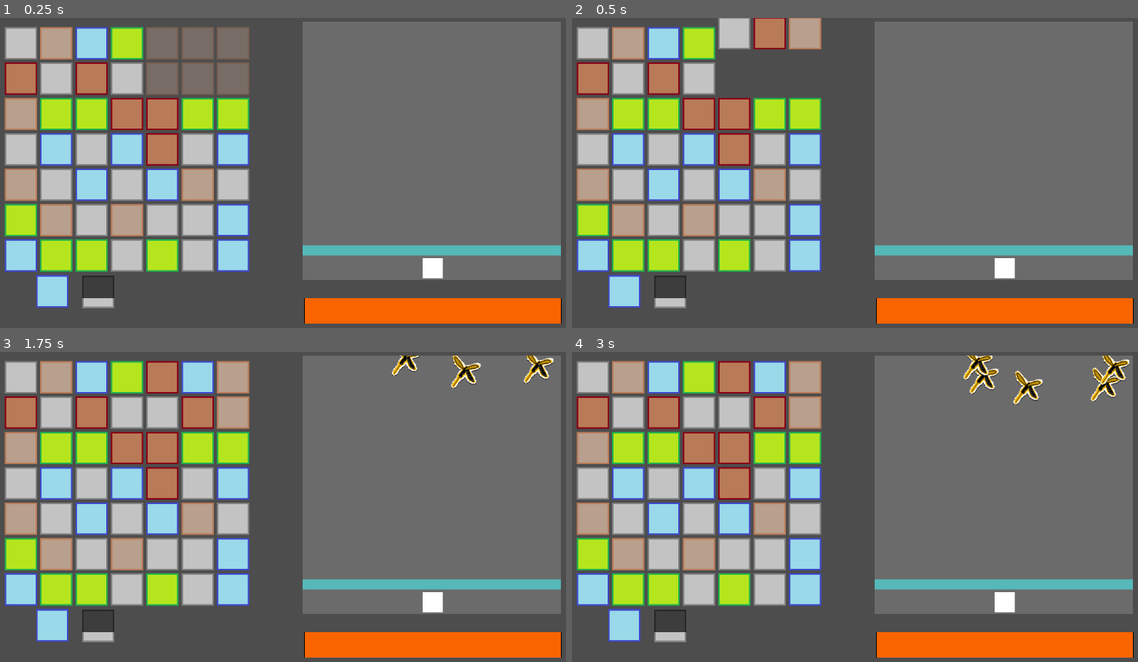
Above: before the commit, frames 1-4 (two rows, left to right).
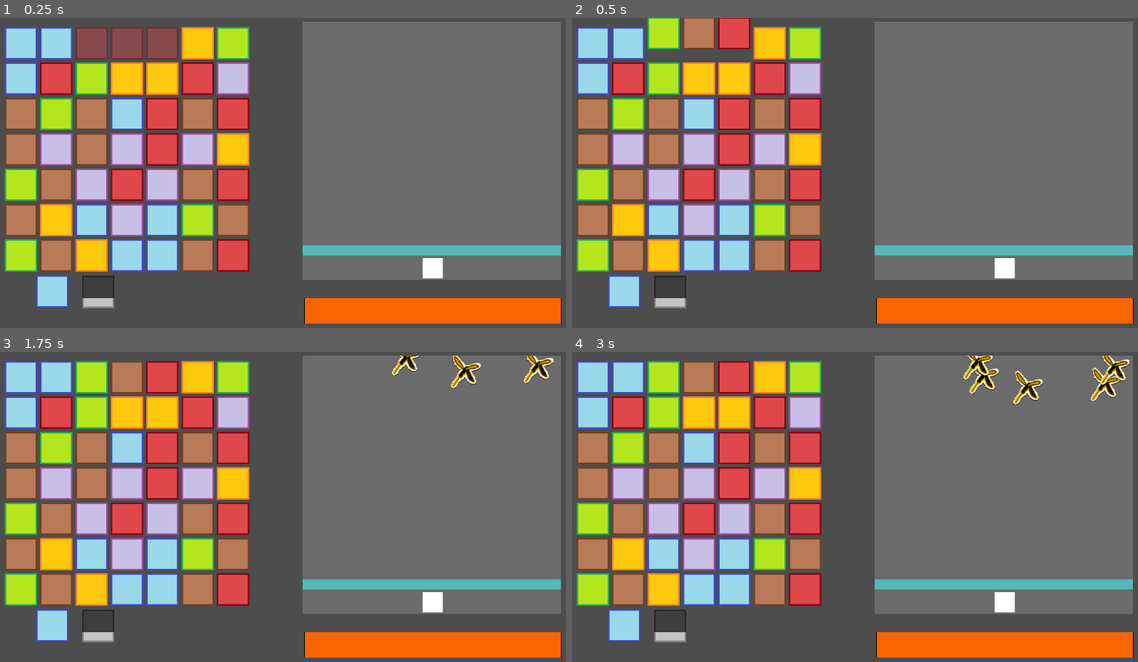
Above: after the commit, the same moments.

Repository: ivo4/hkpn
Game: Godot game, scene res://scenes/main_game/main_game.tscn
Two runs of this game, one before a commit and one after it. Both use one fixed random seed, a clock stepped at 60 frames per second and the inputs below.
Inputs (mouse positions are in pixels of both pictures, inside the frame that each line leads up to):
- Up to frame 1 (0.25 s): no input
- Up to frame 2 (0.5 s): no input
- Up to frame 3 (1.75 s): click (50, 624) at 0.5 s; click (50, 624) at 1.25 s
- Up to frame 4 (3 s): click (622, 624) at 2 s; drag from (594, 376) to (594, 482) at 2.77 s

The runs differ from the first frame. In frame 1, 29% of the frame differs, in the area x 0-45%, y 2-82%; in frame 2, 30%, in the area x 0-45%, y 0-82%; in frame 3, 29%; in frame 4, 29%.

Commit message:
Tweaked tile colors

Diff:
--- a/scenes/enums.gd
+++ b/scenes/enums.gd
@@ -4,8 +4,9 @@
 	RED,
 	GREEN,
 	BLUE,
+	YELLOW,
 	BROWN,
-	GRAY,
+	PURPLE,
 }
 
 var rng: RandomNumberGenerator
@@ -27,9 +28,11 @@
 			return "Green"
 		TileColor.BLUE:
 			return "Blue"
+		TileColor.YELLOW:
+			return "Yellow"
 		TileColor.BROWN:
 			return "Brown"
-		TileColor.GRAY:
-			return "Gray"
+		TileColor.PURPLE:
+			return "Purple"
 
 	return "Unknown"
--- a/scenes/match_three/tile.tscn
+++ b/scenes/match_three/tile.tscn
@@ -6,7 +6,8 @@
 [ext_resource type="Texture2D" uid="uid://dwjytrkstyb2u" path="res://assets/sprites/tile-green.png" id="3_oa02i"]
 [ext_resource type="Texture2D" uid="uid://cgknopfvvyv25" path="res://assets/sprites/tile-blue.png" id="4_rngpm"]
 [ext_resource type="Texture2D" uid="uid://b0y44xxeap474" path="res://assets/sprites/tile-brown.png" id="6_2xn2j"]
-[ext_resource type="Texture2D" uid="uid://chw17vilnrwjf" path="res://assets/sprites/tile-gray.png" id="7_d2th4"]
+[ext_resource type="Texture2D" uid="uid://ctmdm2sx5pn6u" path="res://assets/sprites/tile-yellow.png" id="6_gq5mo"]
+[ext_resource type="Texture2D" uid="uid://c6cqsn16espm1" path="res://assets/sprites/tile-purple.png" id="8_85hpf"]
 
 [sub_resource type="RectangleShape2D" id="RectangleShape2D_20akv"]
 size = Vector2(64, 64)
@@ -20,8 +21,9 @@
 texture_red = ExtResource("1_3k22e")
 texture_green = ExtResource("3_oa02i")
 texture_blue = ExtResource("4_rngpm")
+texture_yellow = ExtResource("6_gq5mo")
 texture_brown = ExtResource("6_2xn2j")
-texture_gray = ExtResource("7_d2th4")
+texture_purple = ExtResource("8_85hpf")
 
 [node name="CollisionShape2D" type="CollisionShape2D" parent="."]
 shape = SubResource("RectangleShape2D_20akv")
--- a/scenes/match_three/tile_sprite.gd
+++ b/scenes/match_three/tile_sprite.gd
@@ -3,8 +3,9 @@
 @export var texture_red: Texture
 @export var texture_green: Texture
 @export var texture_blue: Texture
+@export var texture_yellow: Texture
 @export var texture_brown: Texture
-@export var texture_gray: Texture
+@export var texture_purple: Texture
 
 const TileColor = Enums.TileColor
 
@@ -18,10 +19,12 @@
 			texture = texture_green
 		TileColor.BLUE:
 			texture = texture_blue
+		TileColor.YELLOW:
+			texture = texture_yellow
 		TileColor.BROWN:
 			texture = texture_brown
 		_:
-			texture = texture_gray
+			texture = texture_purple
 
 func _process(_delta):
 	pass
Binary file changed: assets/sprites/tile-brown.png
Binary file added: assets/sprites/tile-purple.png
Not shown, added: assets/sprites/tile-purple.png.import
Binary file changed: assets/sprites/tile-red.png
Binary file added: assets/sprites/tile-yellow.png
Not shown, added: assets/sprites/tile-yellow.png.import
Not shown: 1 places in scenes/match_three/tile.tscn that only renumber resources
